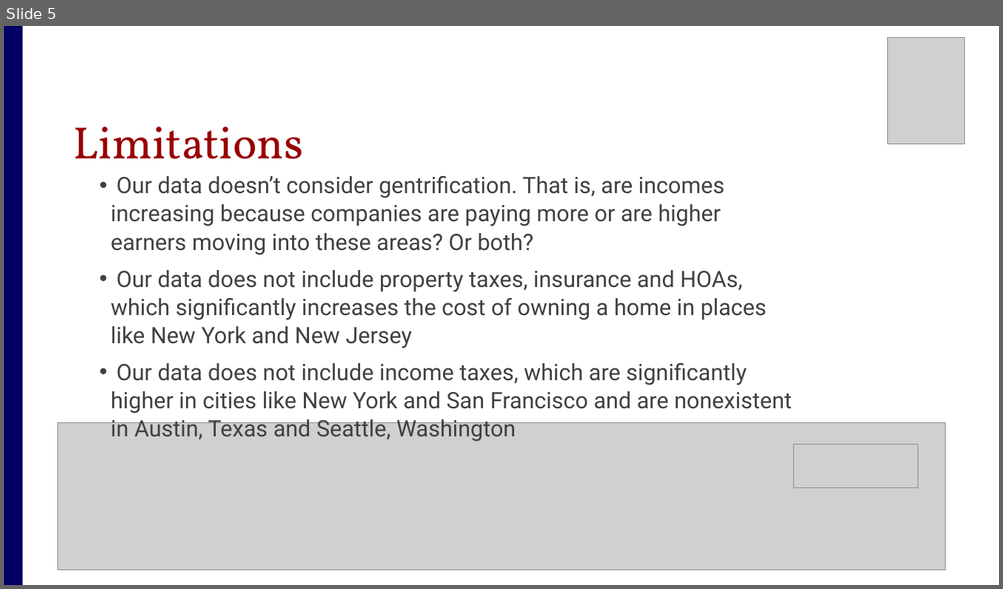
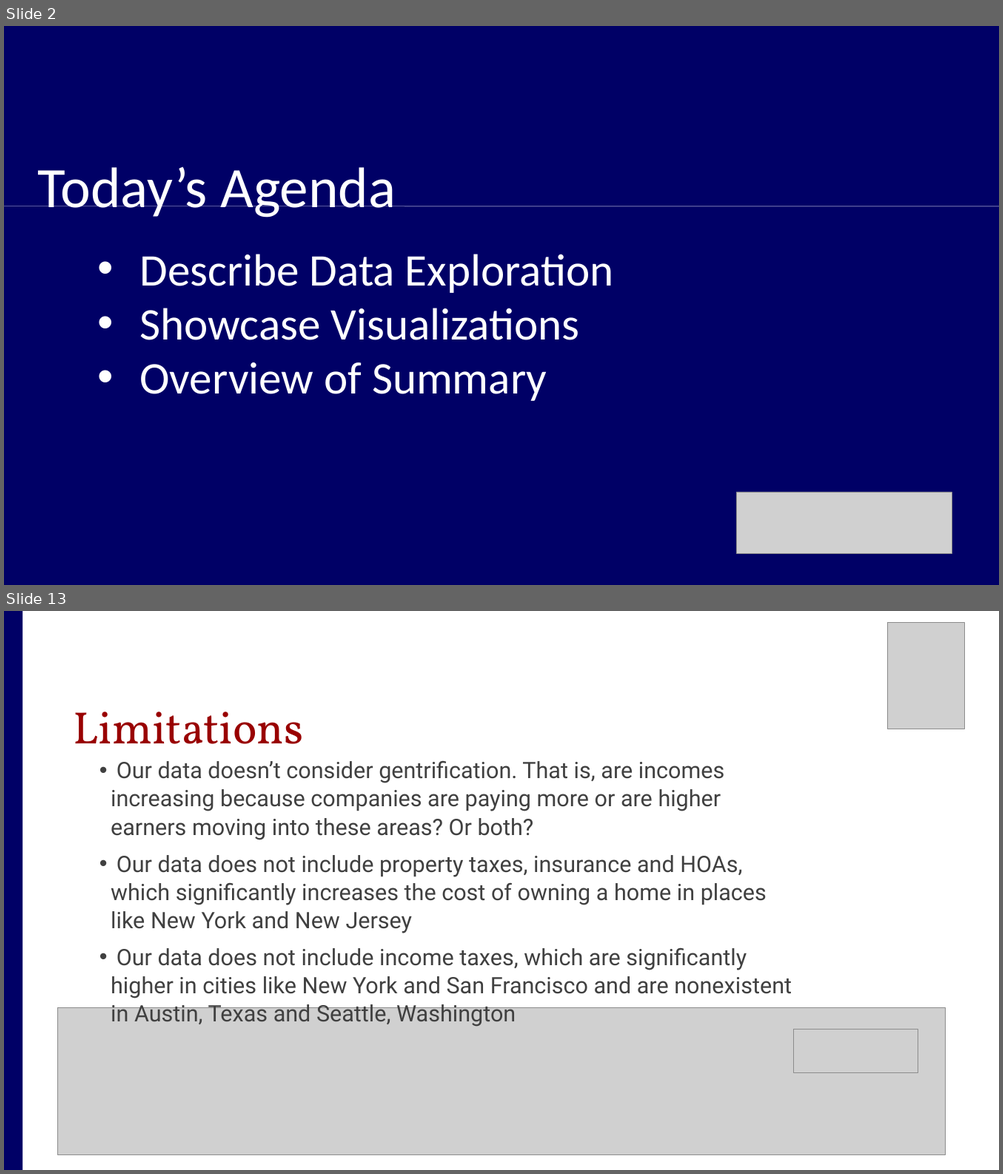
Before and after one commit to amiraligh89/RealEstate_Project1, a slide deck: RealEstate_Presentation.pptx. Shown one above the other, each under a label of ours: slide 5 before the commit, slides 2 and 13 after it; the slides between them are not shown. The pictures are 1003x589 and 1003x1174 pixels, drawn with LibreOffice and Linux fonts; fonts in the diff are those of the drawing; grey boxes stand for pictures. Boxes give left, top, right and bottom in pixels: in the first picture for what was removed or moved away, otherwise in the second. Text is boxed around its words. In the diff, an @@ line names an element or a change of style, - is before the commit and + after.

```diff
--- a/RealEstate_Presentation.pptx
+++ b/RealEstate_Presentation.pptx
@@ slide 2 added at (x1=4, y1=26, x2=999, y2=585), background #FFFFFF @@
@@ rectangle added at (x1=4, y1=26, x2=999, y2=585), fill #000066 @@
@@ text added at (x1=38, y1=167, x2=396, y2=218), 91 pt, text #FFFFFF @@
+Today’s Agenda
@@ line added from (4, 207) to (999, 207), #FFFFFF 0.5 pt @@
@@ text added at (x1=139, y1=254, x2=614, y2=401), 72 pt, text #FFFFFF @@
+• Describe Data Exploration
+• Showcase Visualizations
+• Overview of Summary
@@ picture added at (x1=736, y1=492, x2=951, y2=554) @@
@@ what was slide 5 is now slide 13 @@
```
Also in this commit, not shown: 4 slides changed, 7 other slides added, 3 slides removed.
